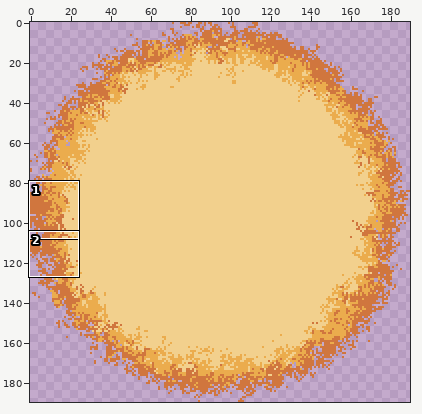
Pixel-art file, stored at Box of Curiosity/ArtAssets/spr_Environment_sun.aseprite. Above, an overview of the earlier version with the close-up marked.
Close-up. The starting point:
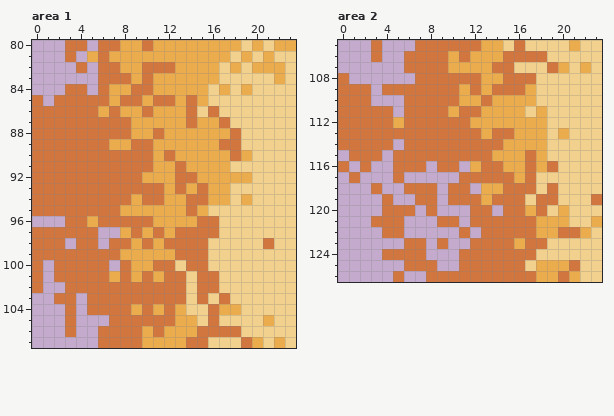
190x190 pixels, 1 frame. Shown: area 1: x 0..23, y 80..107; area 2: x 0..23, y 105..126. The commit also changed other parts of the picture, which this record leaves out.
Once edited:
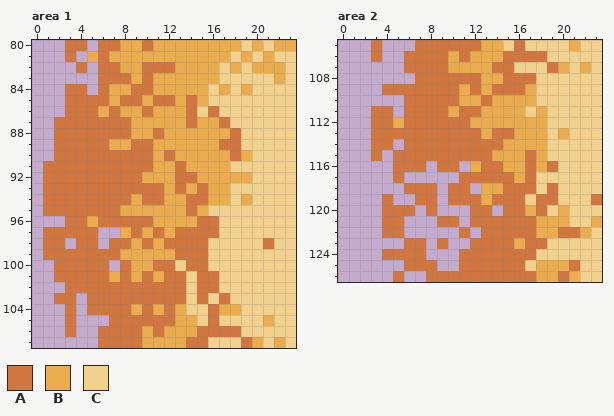
Palette (. is transparent): A #d0763e  B #ebac4d  C #f2d08d
From old to new:
Area 1:
y 85: x 0 A -> .; x 2 A -> .
y 86: x 0..2 AAA -> ...
y 87..90: x 0..1 AA -> ..
y 91..95: x 0 A -> .
y 97..102: x 0 A -> .
Area 2:
y 108: x 0 A -> .
y 109..114: x 0..2 AAA -> ...
y 115: x 1..2 AA -> ..
y 116: x 0 A -> .; x 2 A -> .
y 117: x 1 A -> .
y 118: x 3 A -> .
y 121: x 3 A -> .
